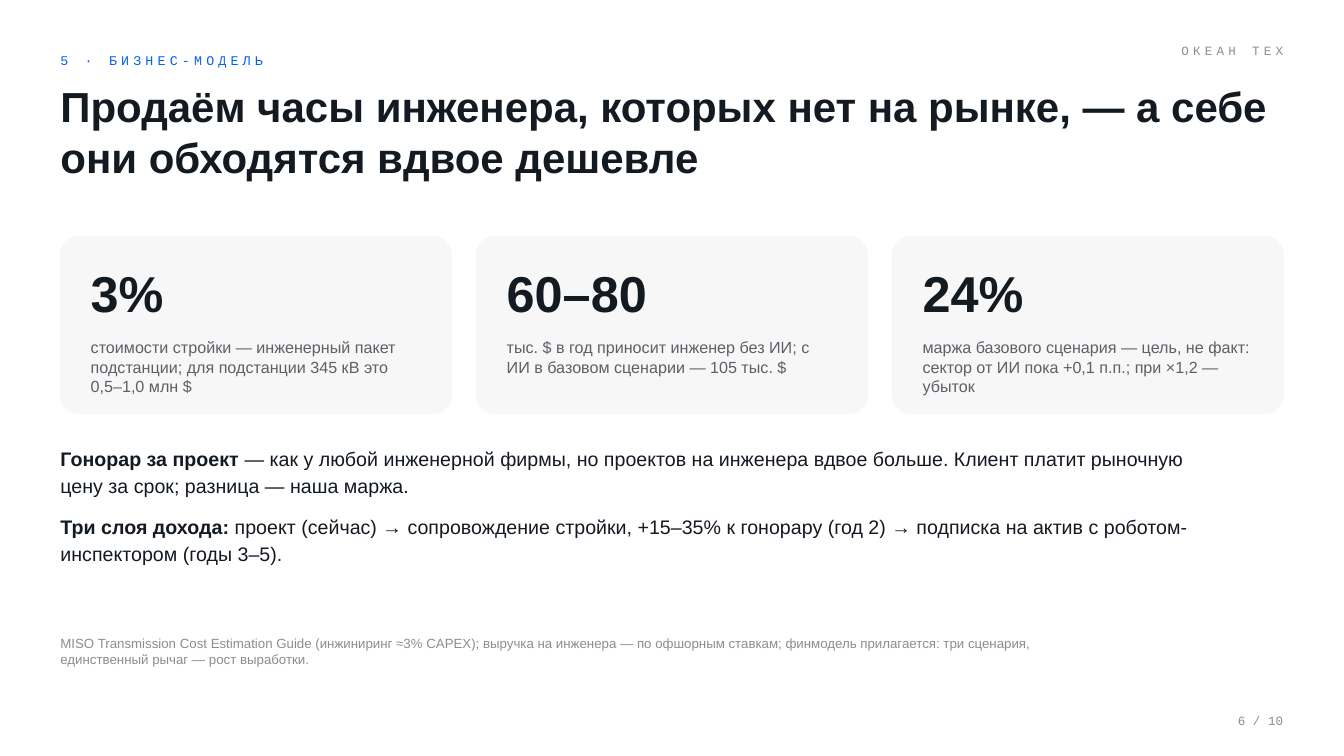
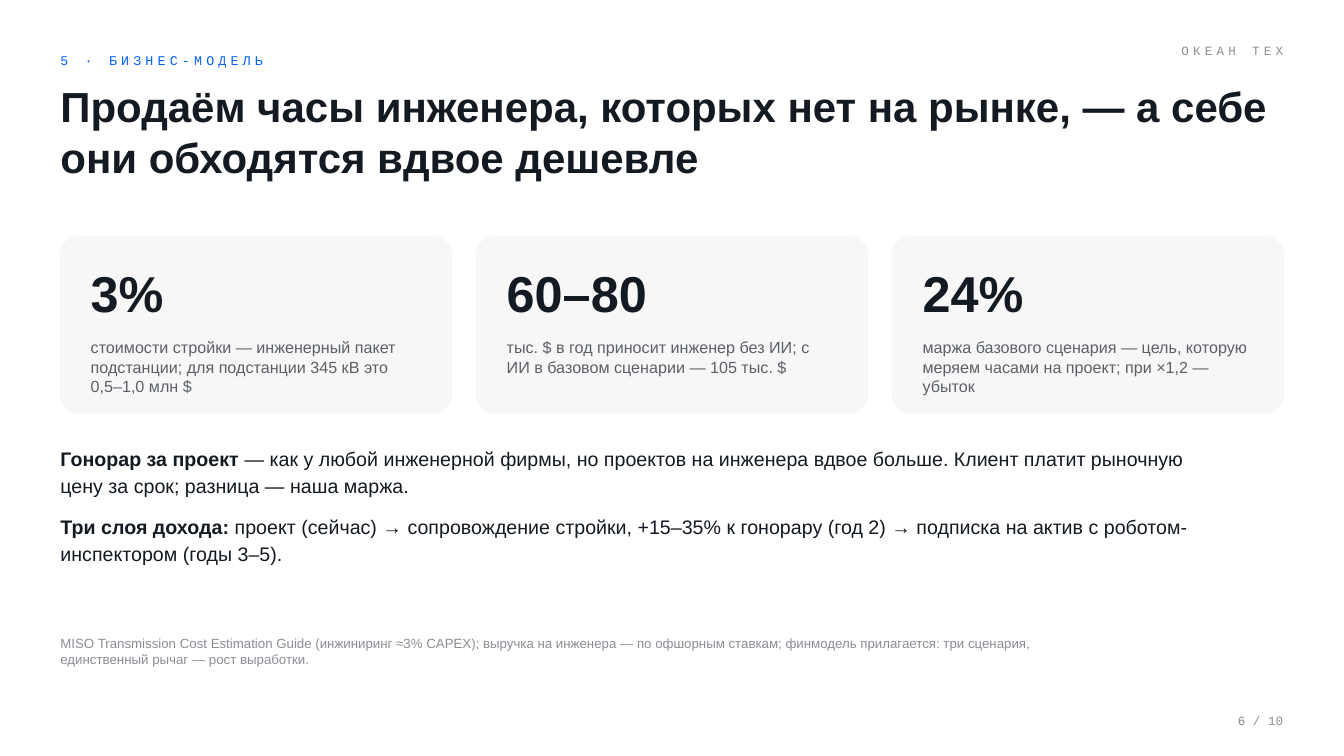
Before and after one commit to komoroshin/research, a slide deck: slide 6 of ai-case-library/research/ventures/grid-classic-deck.pptx. Drawn at 1344x756 pixels with LibreOffice and Linux fonts; fonts in the diff are those of the drawing. Boxes give left, top, right and bottom in pixels: in the first picture for what was removed or moved away, otherwise in the second. Text is boxed around its words. In the diff, an @@ line names an element or a change of style, - is before the commit and + after.

```diff
--- a/ai-case-library/research/ventures/grid-classic-deck.pptx
+++ b/ai-case-library/research/ventures/grid-classic-deck.pptx
@@ text at <box>923,341,1247,396</box>: text changed @@
-маржа базового сценария — цель, не факт: сектор от ИИ пока +0,1 п.п.; при ×1,2 — убыток
+маржа базового сценария — цель, которую меряем часами на проект; при ×1,2 — убыток
```
Also in this commit, not shown: 16 other files.
